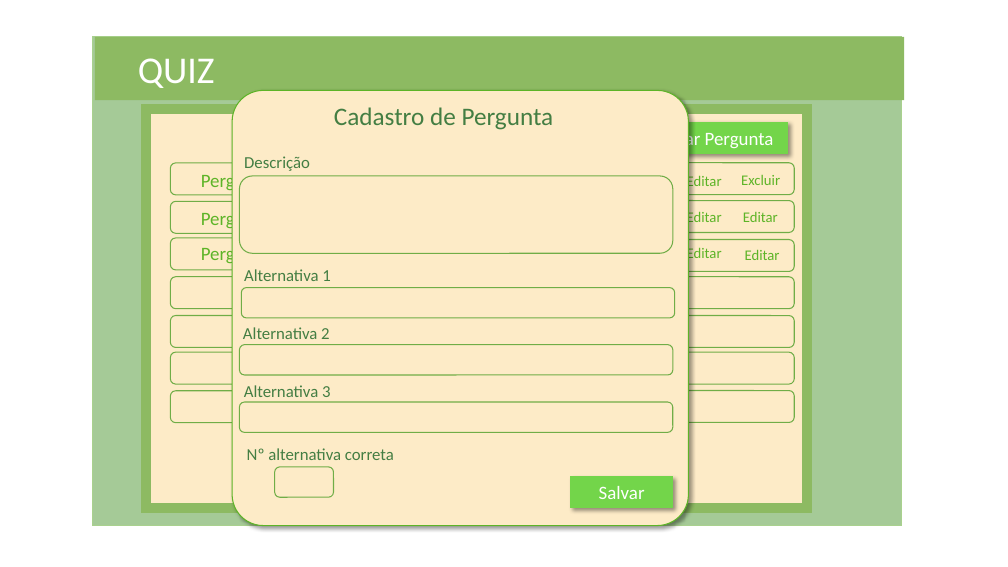
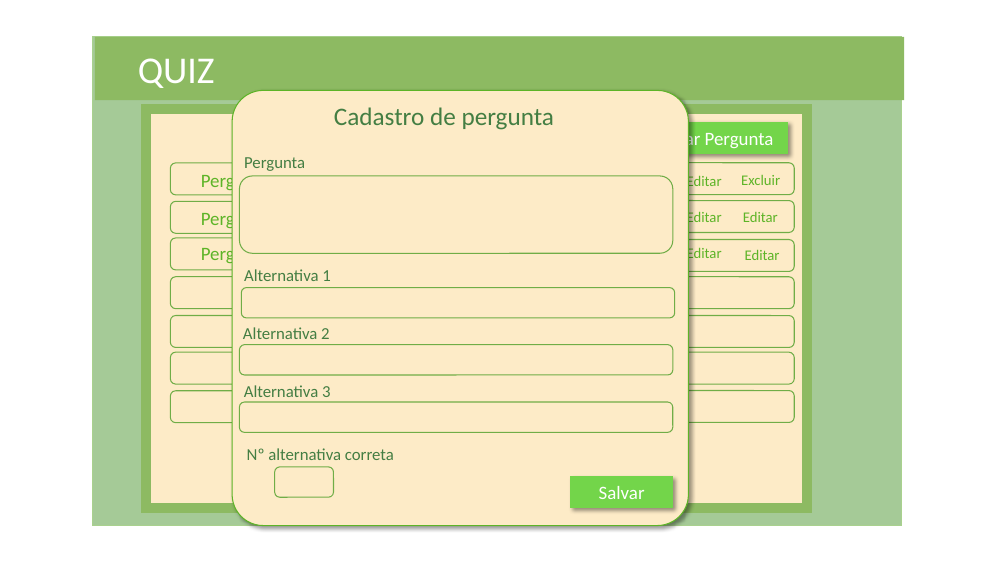
Before and after one commit to NathanReis/FTT-Recicla, a slide deck: slide 19 of DocumentacaoProjeto/Protótipo_Visual.pptx. Drawn at 1008x567 pixels with LibreOffice and Linux fonts; fonts in the diff are those of the drawing. Boxes give left, top, right and bottom in pixels: in the first picture for what was removed or moved away, otherwise in the second. Text is boxed around its words. In the diff, an @@ line names an element or a change of style, - is before the commit and + after.

```diff
--- a/DocumentacaoProjeto/Protótipo_Visual.pptx
+++ b/DocumentacaoProjeto/Protótipo_Visual.pptx
@@ text at <box>334,107,554,130</box>: text changed @@
-Cadastro de Pergunta
+Cadastro de pergunta
@@ text at <box>244,157,305,171</box>: text changed @@
-Descrição
+Pergunta
```
Also in this commit, not shown: 2 other slides changed, 2 other files.
